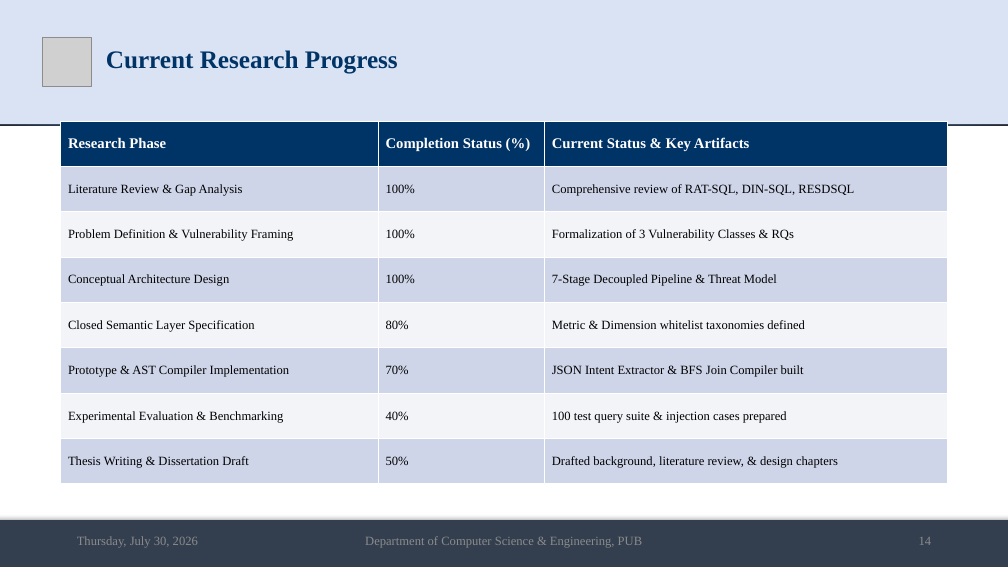
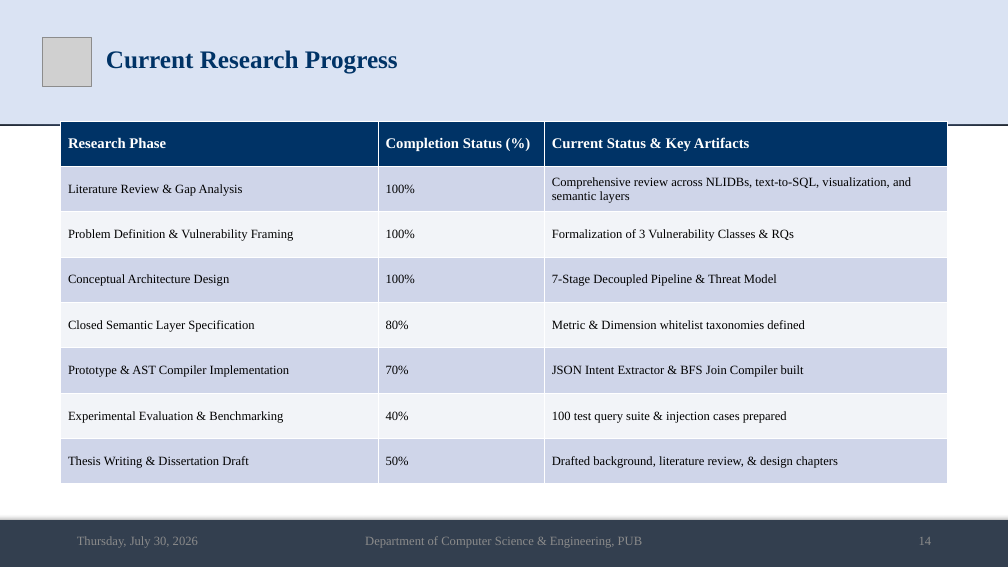
Before and after one commit to md-riaz/AEGIS-Research, a slide deck: slide 14 of docs/scripts/Md_Riaz_Mid_Defense_Final_0322310105101024.pptx. Drawn at 1008x567 pixels with LibreOffice and Linux fonts; fonts in the diff are those of the drawing; grey boxes stand for pictures. Boxes give left, top, right and bottom in pixels: in the first picture for what was removed or moved away, otherwise in the second. Text is boxed around its words. In the diff, an @@ line names an element or a change of style, - is before the commit and + after.

```diff
--- a/docs/scripts/Md_Riaz_Mid_Defense_Final_0322310105101024.pptx
+++ b/docs/scripts/Md_Riaz_Mid_Defense_Final_0322310105101024.pptx
@@ table at bbox=[60, 121, 948, 484] @@
-row 2, column 3: Comprehensive review of RAT-SQL, DIN-SQL, RESDSQL
+row 2, column 3: Comprehensive review across NLIDBs, text-to-SQL, visualization, and semantic layers
```
Also in this commit, not shown: 2 other files.
